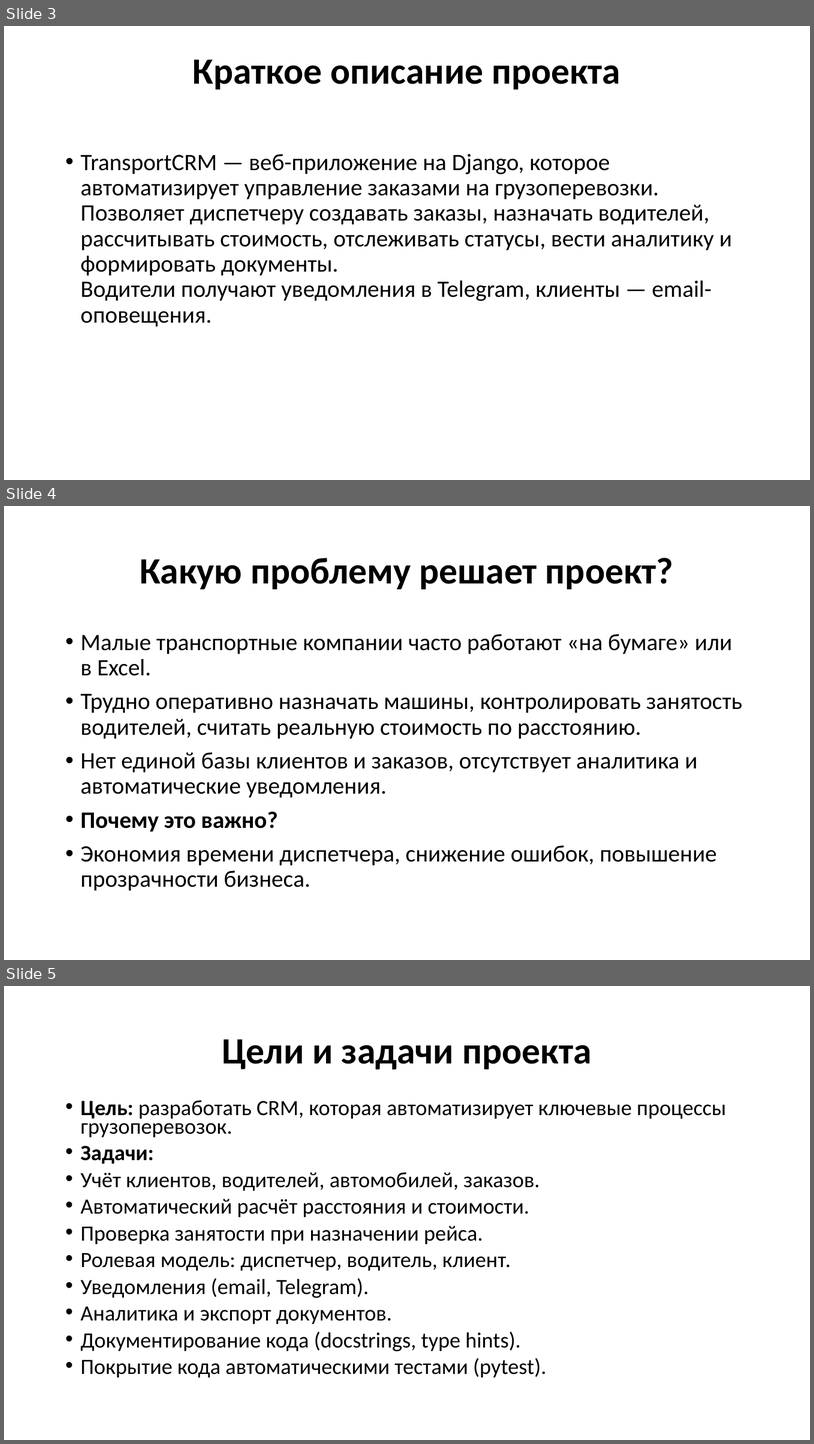
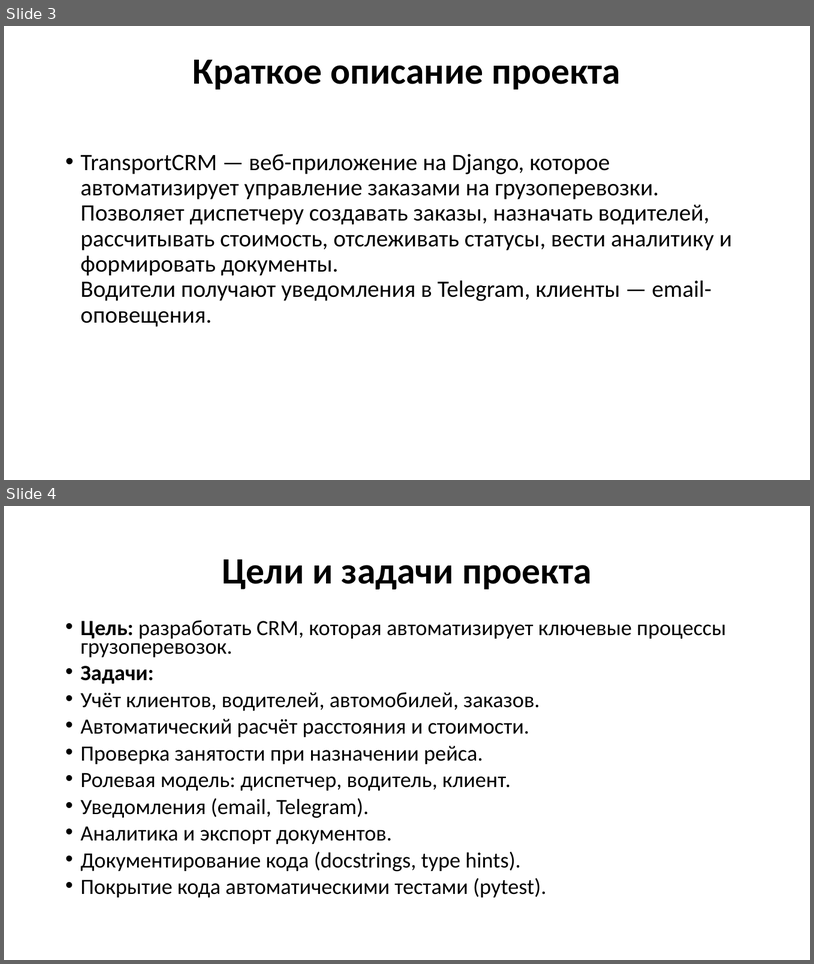
Before and after one commit to novovaytsk-dev/--------, a slide deck: CRM-система для службы грузоперевозок «TransportCRM».pptx. Shown one above the other, each under a label of ours: slides 3, 4 and 5 before the commit, slides 3 and 4 after it. The pictures are 814x1444 and 814x964 pixels, drawn with LibreOffice and Linux fonts; fonts in the diff are those of the drawing. Boxes give left, top, right and bottom in pixels: in the first picture for what was removed or moved away, otherwise in the second. Text is boxed around its words. In the diff, an @@ line names an element or a change of style, - is before the commit and + after.

```diff
--- a/CRM-система для службы грузоперевозок «TransportCRM».pptx
+++ b/CRM-система для службы грузоперевозок «TransportCRM».pptx
@@ slide 4 removed at <box>4,506,810,960</box>, background #FFFFFF @@
@@ title removed at <box>140,558,674,589</box> @@
-Какую проблему решает проект?
@@ text removed at <box>81,634,743,891</box> @@
-• Малые транспортные компании часто работают «на бумаге» или в Excel.
-• Трудно оперативно назначать машины, контролировать занятость водителей, считать реальную стоимость по расстоянию.
-• Нет единой базы клиентов и заказов, отсутствует аналитика и автоматические уведомления.
-• Почему это важно?
-• Экономия времени диспетчера, снижение ошибок, повышение прозрачности бизнеса.
@@ what was slide 5 is now slide 4 @@
```
Also in this commit, not shown: 5 other files.
